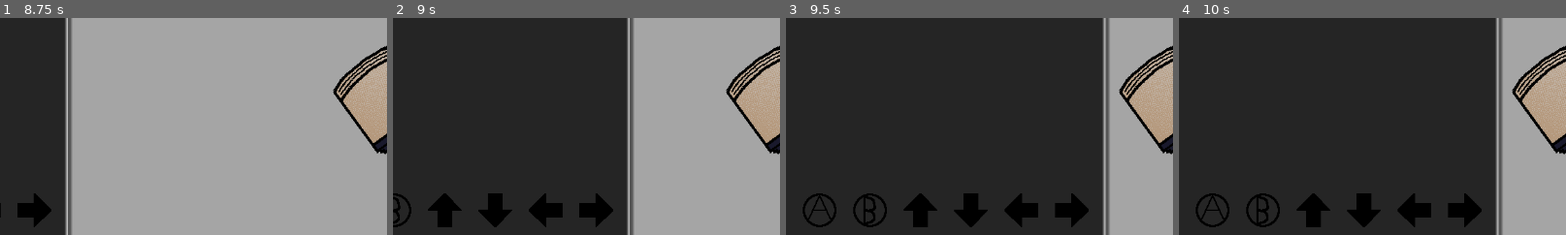
Above: before the commit, frames 1-4 (left to right).
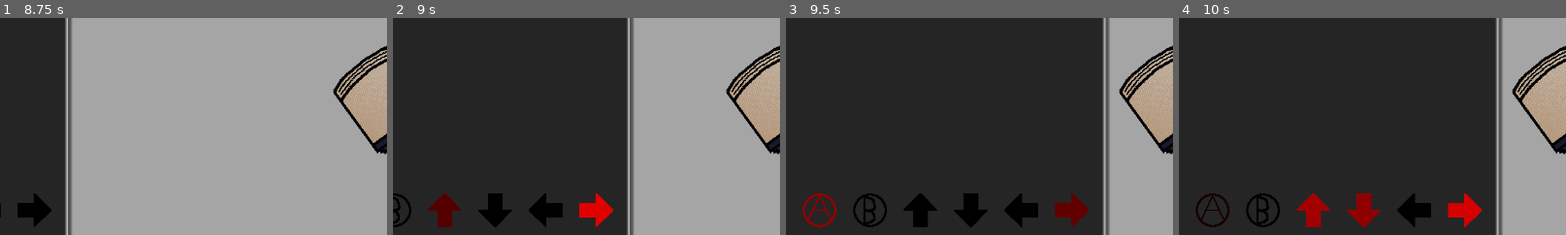
Above: after the commit, the same moments.

Repository: Venorrak/toast
Game: Godot game, scene res://Scenes/Scenes/main_menu.tscn
The game is run twice, just before and just after one commit, with the same random seed, the same clock (stepped at 60 frames per second) and the same inputs.
Inputs (mouse positions are % of the whole screen's width and height, from its top left):
- Up to frame 1 (8.75 s): click (19, 34) at 0.5 s; hold Right (Right) 1.28-2.03 s; tap ` (A) at 1.35, 2.3, 2.85, 3.8, 5.1, 6.6, 8.3 s; tap , (B) at 1.55, 2.1, 3.05, 3.6, 4.55, 5.85, 7.35 s; hold Down (Down) 2.03-2.78 s; hold Right (Right) 2.78-3.53 s; hold Up (Up) 3.53-4.28 s; hold Left (Left) 4.28-5.78 s; tap E (interact) at 4.35, 8.1 s; hold Down (Down) 5.78-6.53 s; hold Right (Right) 6.53-7.28 s; hold Up (Up) 7.28-8.03 s; hold Right (Right) from 8.03 s (still down)
- Up to frame 2 (9 s): release Right (Right) at 8.78 s; hold Down (Down) from 8.78 s (still down); tap ` (A) at 8.85 s
- Up to frame 3 (9.5 s): keep holding Down (Down); tap , (B) at 9.05 s
- Up to frame 4 (10 s): release Down (Down) at 9.53 s; hold Left (Left) from 9.53 s (still down); tap , (B) at 9.6 s; tap ` (A) at 9.8 s
The pictures show only the part of the screen within x 0-50%, y 33-83%; the shares and areas given below are measured in that part.

Frame 1 is identical in both runs. In frame 2, 1.4% of the frame differs, in the area x 9-57%, y 80-97%; in frame 3, 1.2%; in frame 4, 2.1%, in the area x 30-79%, y 80-97%.

Commit message:
moved qte_obj.gd to right place and un-spagettified qte.gd

Diff:
--- a/Code/Scripts/qte.gd
+++ b/Code/Scripts/qte.gd
@@ -1,13 +1,13 @@
 extends Node2D
-signal _minigame_finished
-signal _animation_finished
+signal _minigame_finished # sent when all actions are done
+signal _animation_finished # sent when the leaving animation is done
 
-@export var nbOfQTE: int
-@export var safeSpace: float
-@export var QTESpeed: float
-@export var separationSpace: int
-@export var GoalsY: int
-@export var topY: int
+@export var nbOfQTE: int # number of actions
+@export var safeSpace: float # safe space above and below Goals where valid
+@export var QTESpeed: float # speed at which qtes go down
+@export var separationSpace: int # separation on X between the goals
+@export var GoalsY: int # Y coordinates of the goals
+@export var topY: int # Y coordinates at which the qtes spawn
 
 @onready var Goals : Node2D = $Goals
 @onready var timer : Timer = $StartQte
@@ -15,12 +15,20 @@
 
 var qteObj : PackedScene = preload("res://Scenes/Scenes/qteObj.tscn")
 
-var QTEs : Array = []
-var QTEIndex:int = 0
-var QTEAtIndex:int = 0
-var nbOfRight:int = 0
+var QTEs : Array = [] # list of the qtes
+var QTESpawnIndex : int = 0 # index of QTEs that the timer uses
+var QTEFocusIndex : int = 0 # index of the QTE being tracked for player input
+var nbOfRight : int = 0
+var miniGameEnded : bool = false
 var types : Array = ["A", "B", "Up", "Down", "Left", "Right"]
-var gameEnded : bool = false
+var textures : Array = [
+	load("res://Rescources/2d/AButton.png"),
+	load("res://Rescources/2d/BButton.png"),
+	load("res://Rescources/2d/arrow2.png"),
+	load("res://Rescources/2d/arrow2.png"),
+	load("res://Rescources/2d/arrow2.png"),
+	load("res://Rescources/2d/arrow2.png")
+]
 
 func _ready() -> void:
 	Goals.position.y = GoalsY
@@ -33,22 +41,14 @@
 	for i in nbOfQTE:
 		var newQTE : Sprite2D = qteObj.instantiate()
 		var rand : int = randi_range(0,5)
+		newQTE.texture = textures[rand]
 		match rand:
-			0:
-				newQTE.texture = load("res://Rescources/2d/AButton.png")
-			1:
-				newQTE.texture = load("res://Rescources/2d/BButton.png")
-			2:
-				newQTE.texture = load("res://Rescources/2d/arrow2.png")
 			3:
-				newQTE.texture = load("res://Rescources/2d/arrow2.png")
 				newQTE.flip_v = true
 			4:
-				newQTE.texture = load("res://Rescources/2d/arrow2.png")
 				newQTE.flip_v = true
 				newQTE.rotation_degrees = 90
 			5:
-				newQTE.texture = load("res://Rescources/2d/arrow2.png")
 				newQTE.rotation_degrees = 90
 
 		newQTE.setType(types[rand])
@@ -60,46 +60,58 @@
 
 
 func _physics_process(delta: float) -> void:
-	if QTEAtIndex >= nbOfQTE:
-		if gameEnded == false:
-			gameEnded = true
+	# when game is finished
+	if QTEFocusIndex >= nbOfQTE:
+		if miniGameEnded == false:
+			miniGameEnded = true
 			_minigame_finished.emit(self)
 			AnimStateMachine.travel("exitScreen")
+
+
 	for qte in QTEs:
-		if GoalsY - qte.position.y < safeSpace:
-			qte.modulate = Color("ffd559", 1)
+		# change color based on if it is valid to press
+		updateQteColor(qte)
+
+		# if qte gets out of bounds not valid anymore
 		if qte.position.y - GoalsY > safeSpace / 2:
 			showGoalResult(false, qte.getType())
 			qte.reset()
 			qte.setEnabled(false)
-			QTEAtIndex += 1
-	for type in types:
-		if Input.is_action_just_pressed(type):
-			if QTEAtIndex < nbOfQTE:
-				if QTEs[QTEAtIndex].visible == true:
+			QTEFocusIndex += 1
+
+	# "up" "down" etc
+	if !miniGameEnded:
+		for type in types:
+			if Input.is_action_just_pressed(type):
+				if QTEs[QTEFocusIndex].getEnabled() == true:
 					var youGotIt : bool = false
-					if QTEs[QTEAtIndex].getType() == type:
-						if GoalsY - QTEs[QTEAtIndex].position.y < safeSpace:
+					# if the player got the right input
+					if QTEs[QTEFocusIndex].getType() == type:
+						#and if it was in the safe space where it is valid
+						if GoalsY - QTEs[QTEFocusIndex].position.y < safeSpace:
 							nbOfRight += 1
 							youGotIt = true
-					showGoalResult(youGotIt, QTEs[QTEAtIndex].getType())
-					QTEs[QTEAtIndex].reset()
-					QTEs[QTEAtIndex].setEnabled(false)
-					QTEAtIndex += 1
+					showGoalResult(youGotIt, QTEs[QTEFocusIndex].getType()) # red or green visual to see if they got it right
+					QTEs[QTEFocusIndex].reset()
+					QTEs[QTEFocusIndex].setEnabled(false)
+					QTEFocusIndex += 1
+
+func updateQteColor(qte) -> void:
+	if GoalsY - qte.position.y < safeSpace:
+		qte.modulate = Color("ffd559", 1)
 
 func _on_start_qte_timeout() -> void:
-	if QTEIndex < nbOfQTE:
-		if QTEs[QTEIndex].getEnabled() == true:
-			QTEs[QTEIndex].visible = true
-			QTEs[QTEIndex].setSpeed(QTESpeed)
-			QTEIndex += 1
+	if QTESpawnIndex < nbOfQTE:
+		if QTEs[QTESpawnIndex].getEnabled() == true:
+			QTEs[QTESpawnIndex].visible = true
+			QTEs[QTESpawnIndex].setSpeed(QTESpeed)
+			QTESpawnIndex += 1
 
 func showGoalResult(gotIt : bool, qteType: String) -> void:
 	#seach types array for index corresponding to qteType
 	for i in range(len(types)):
 		if types[i] == qteType:
 			Goals.get_children()[i].startAnim(gotIt)
-	pass
 
 func getScore() -> float:
 	return (nbOfRight * 10) / nbOfQTE
--- a/Scenes/Scenes/qteObj.tscn
+++ b/Scenes/Scenes/qteObj.tscn
@@ -1,6 +1,6 @@
 [gd_scene load_steps=2 format=3 uid="uid://b31lw1pnhwx23"]
 
-[ext_resource type="Script" path="res://Scenes/Scenes/qte_obj.gd" id="1_irai7"]
+[ext_resource type="Script" path="res://Code/Scripts/qte_obj.gd" id="1_irai7"]
 
 [node name="QteObj" type="Sprite2D"]
 script = ExtResource("1_irai7")
Renamed: Scenes/Scenes/qte_obj.gd -> Code/Scripts/qte_obj.gd
